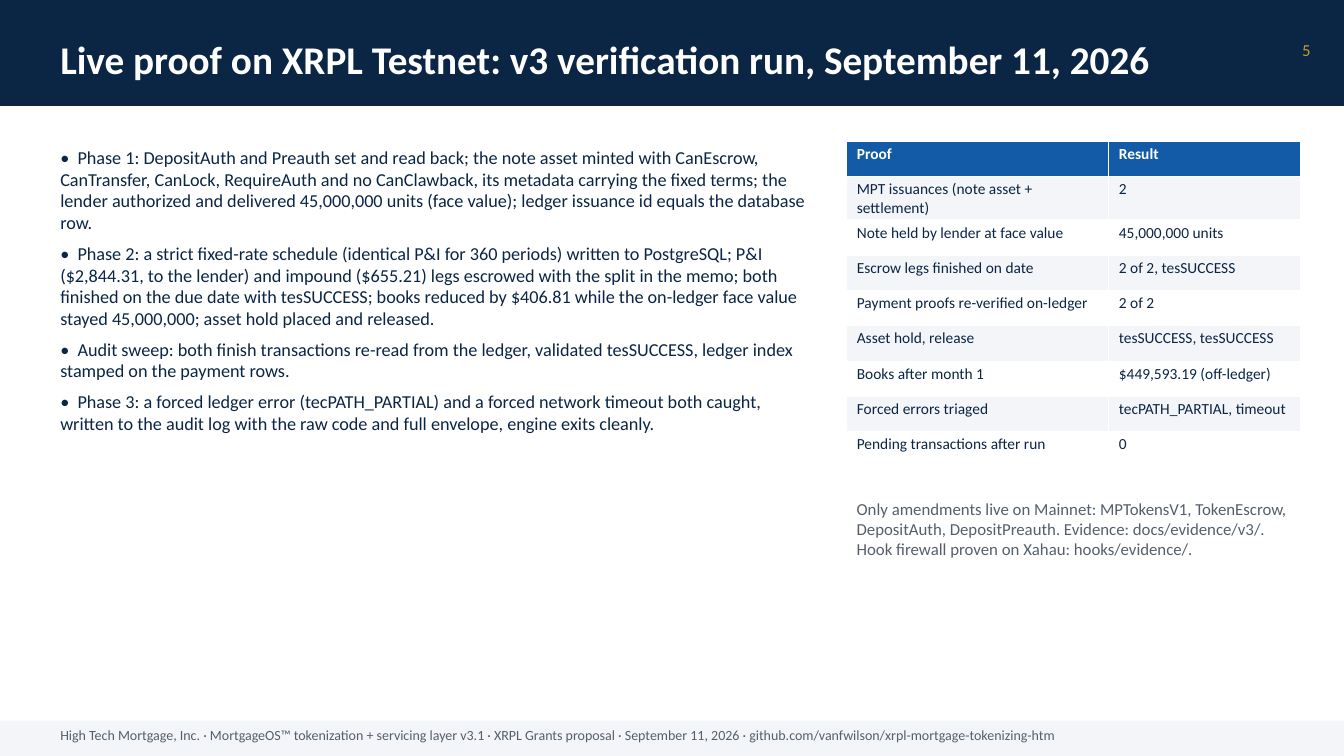
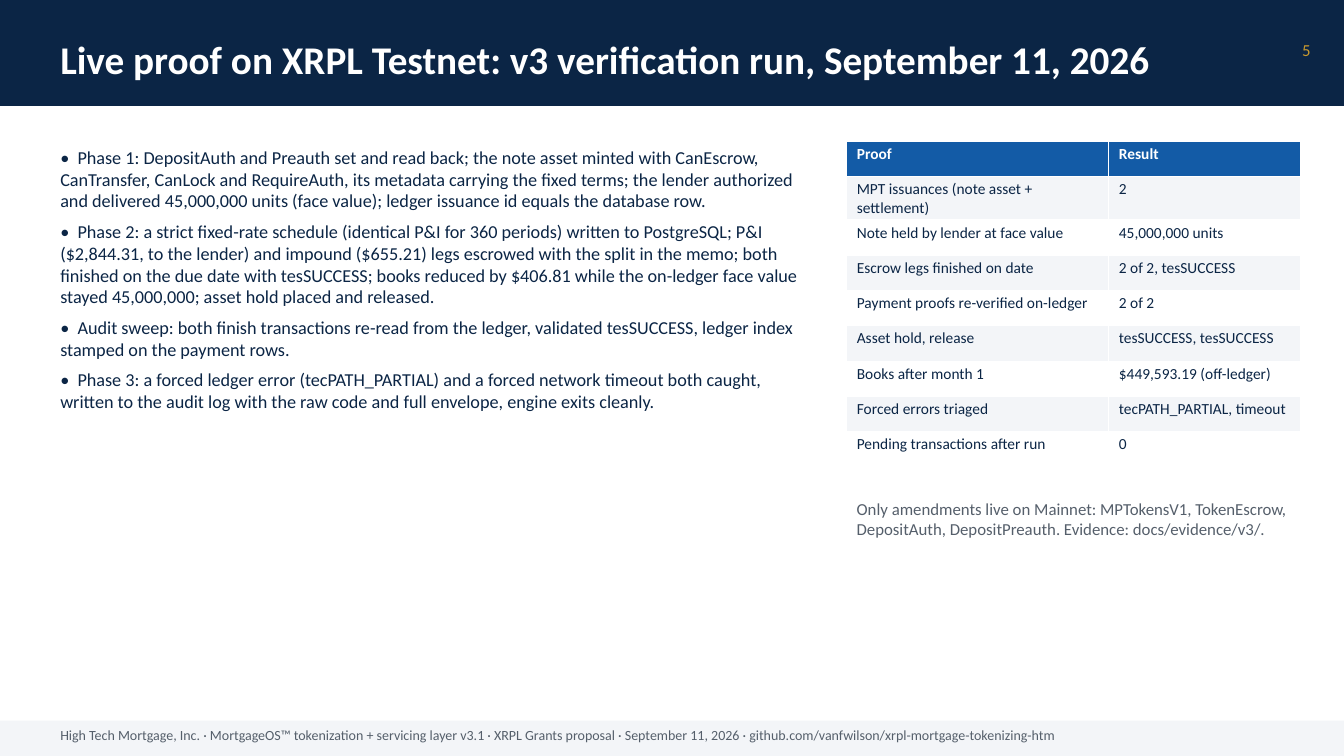
Before and after one commit to vanfwilson/xrpl-mortgage-tokenizing-htm, a slide deck: slide 5 of docs/grant-deck-2026-09-11.pptx. Drawn at 1344x756 pixels with LibreOffice and Linux fonts; fonts in the diff are those of the drawing. Boxes give left, top, right and bottom in pixels: in the first picture for what was removed or moved away, otherwise in the second. Text is boxed around its words. In the diff, an @@ line names an element or a change of style, - is before the commit and + after.

```diff
--- a/docs/grant-deck-2026-09-11.pptx
+++ b/docs/grant-deck-2026-09-11.pptx
@@ text at [60,151,792,210]: text changed @@
-• Phase 1: DepositAuth and Preauth set and read back; the note asset minted with CanEscrow, CanTransfer, CanLock, RequireAuth and no CanClawback, its metadata carrying the fixed terms; the lender authorized and delivered 45,000,000 units (face value); ledger issuance id equals the database row.
+• Phase 1: DepositAuth and Preauth set and read back; the note asset minted with CanEscrow, CanTransfer, CanLock and RequireAuth, its metadata carrying the fixed terms; the lender authorized and delivered 45,000,000 units (face value); ledger issuance id equals the database row.
@@ text at [857,503,1286,538]: text changed @@
-Only amendments live on Mainnet: MPTokensV1, TokenEscrow, DepositAuth, DepositPreauth. Evidence: docs/evidence/v3/. Hook firewall proven on Xahau: hooks/evidence/.
+Only amendments live on Mainnet: MPTokensV1, TokenEscrow, DepositAuth, DepositPreauth. Evidence: docs/evidence/v3/.
```
Also in this commit, not shown: 10 other slides changed, 5 other files.
